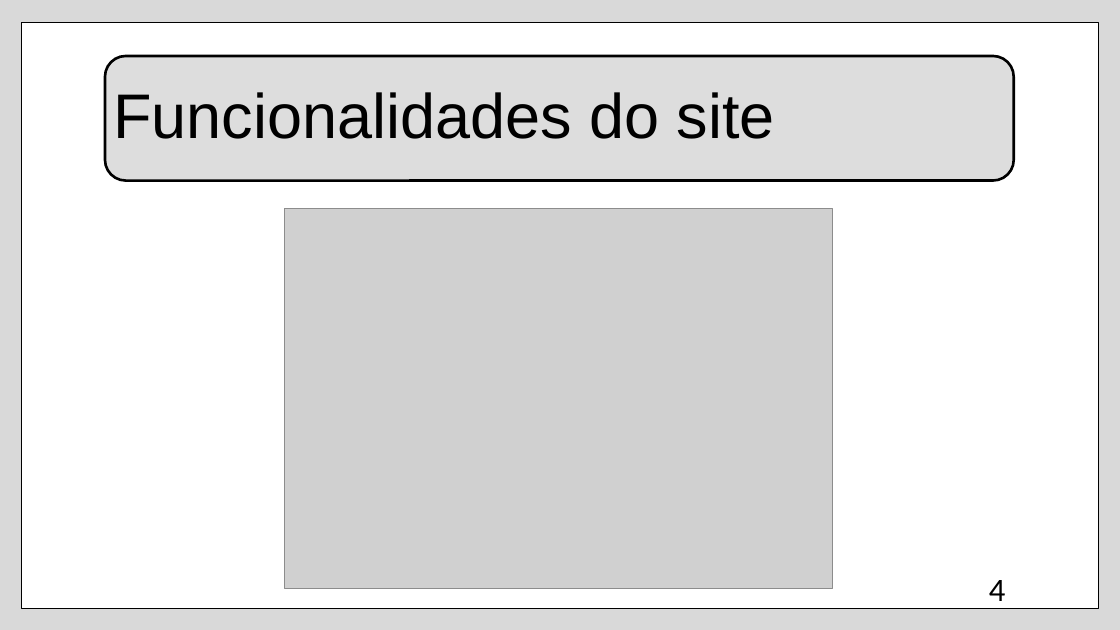
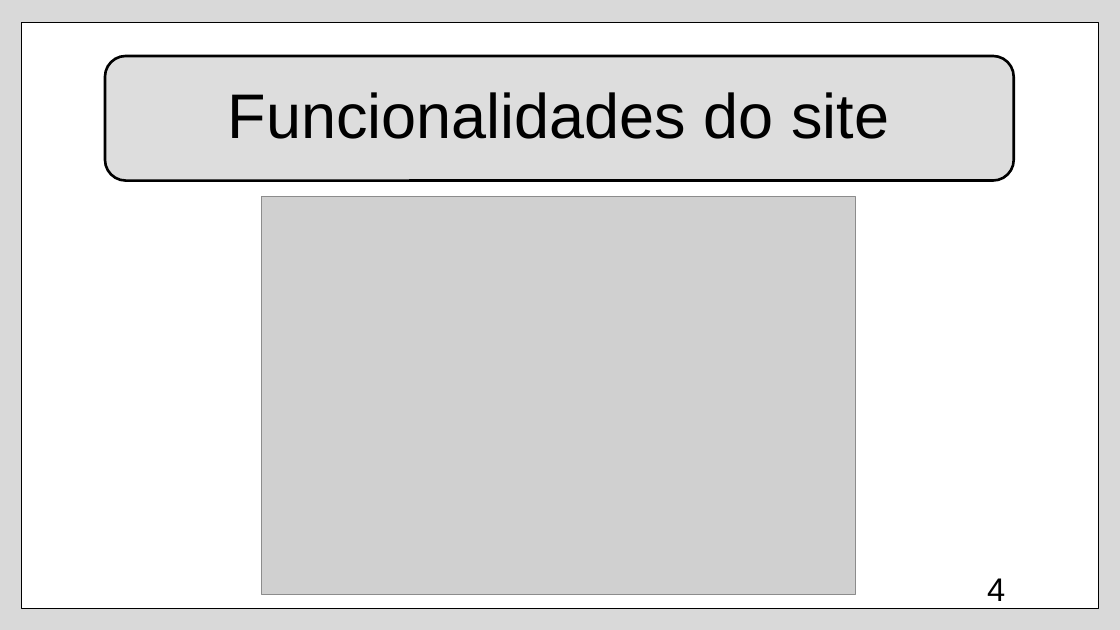
Before and after one commit to n4th4nrjesus/WordinOn, a slide deck: slide 4 of Apresentação Wordin'On.pptx. Drawn at 1120x630 pixels with LibreOffice and Linux fonts; fonts in the diff are those of the drawing; grey boxes stand for pictures. Boxes give left, top, right and bottom in pixels: in the first picture for what was removed or moved away, otherwise in the second. Text is boxed around its words. In the diff, an @@ line names an element or a change of style, - is before the commit and + after.

```diff
--- a/Apresentação Wordin'On.pptx
+++ b/Apresentação Wordin'On.pptx
@@ title "Funcionalidades do site" at (228,92,889,139): alignment left to centre @@
@@ picture: place and size @@
-picture at (285,208,833,589)
+picture at (261,197,856,594)
@@ page number at (987,578,1005,601): font Calibri to Arial @@
```
Also in this commit, not shown: 5 other slides changed, 8 slides added.
